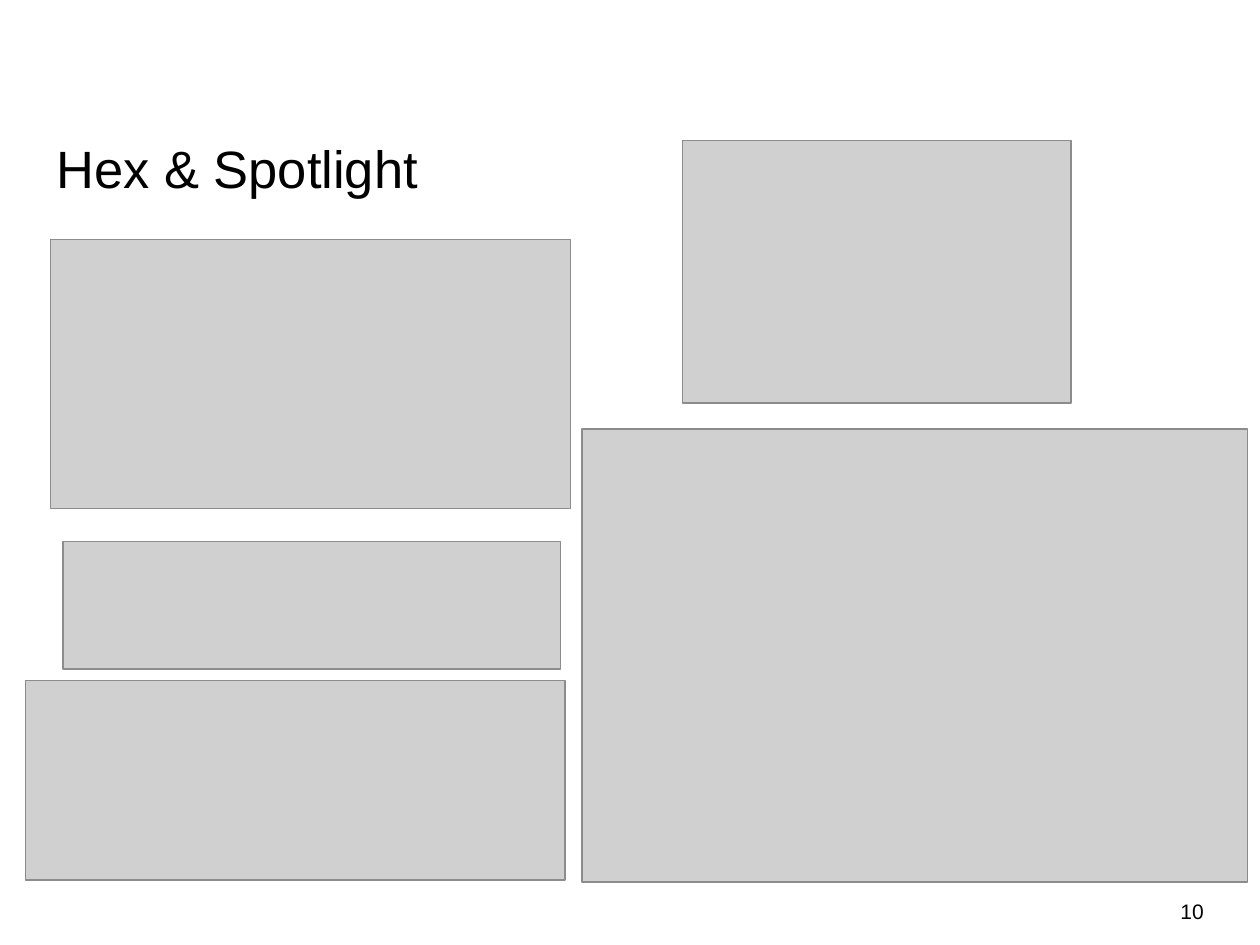
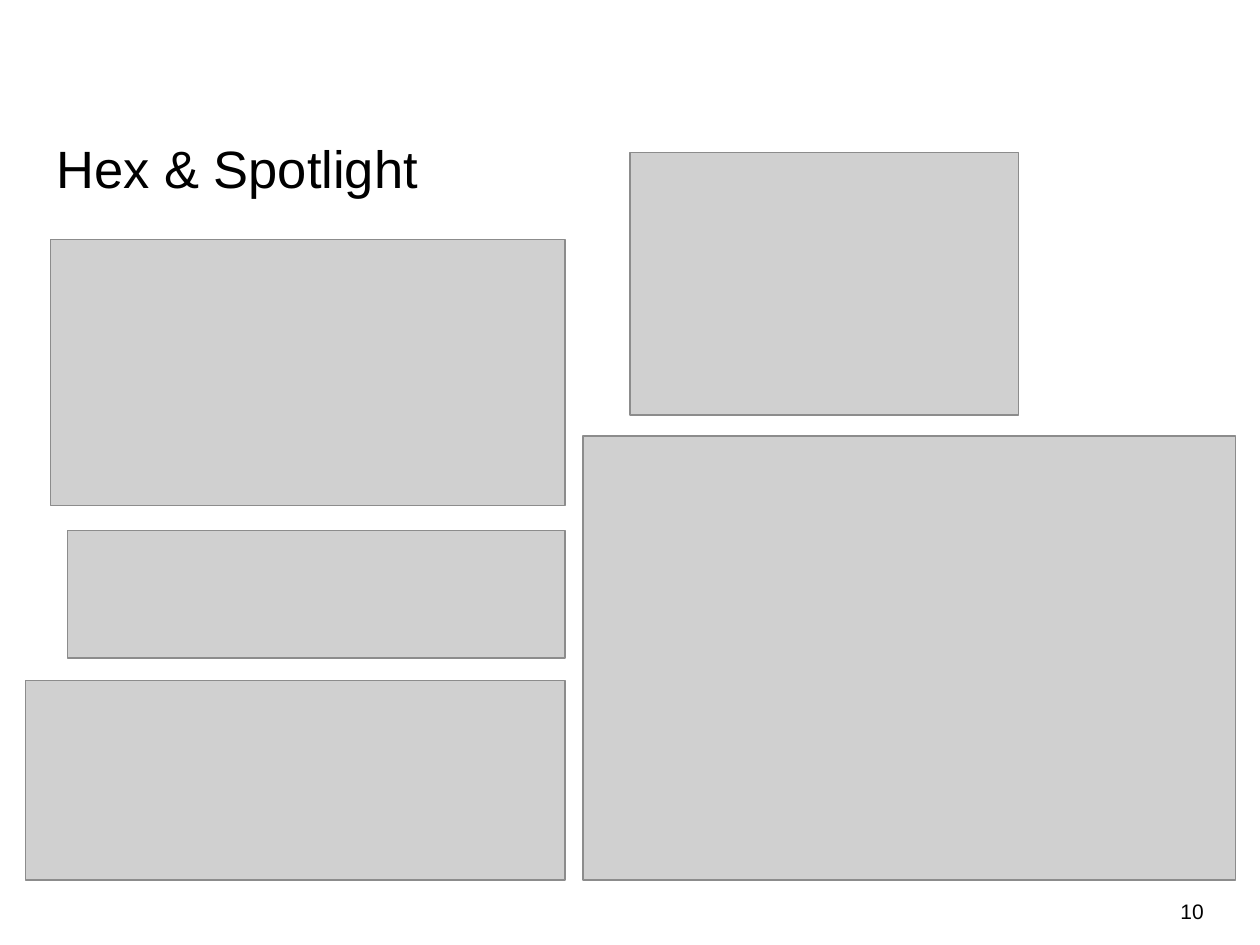
Before and after one commit to AwesomeSuri/ShaderKursWS2018-19, a slide deck: slide 10 of Documentation/Presentation.pptx. Drawn at 1260x945 pixels with LibreOffice and Linux fonts; fonts in the diff are those of the drawing; grey boxes stand for pictures; background and template pictures are left out. Boxes give left, top, right and bottom in pixels: in the first picture for what was removed or moved away, otherwise in the second. Text is boxed around its words. In the diff, an @@ line names an element or a change of style, - is before the commit and + after.

```diff
--- a/Documentation/Presentation.pptx
+++ b/Documentation/Presentation.pptx
@@ picture: place and size @@
-picture at [683,141,1071,403]
+picture at [630,152,1018,415]
@@ picture: place and size @@
-picture at [50,239,571,509]
+picture at [50,239,566,505]
@@ picture: place and size @@
-picture at [582,430,1247,882]
+picture at [583,436,1236,881]
@@ picture: place and size @@
-picture at [63,542,561,669]
+picture at [68,530,566,658]
```
Also in this commit, not shown: 5 other slides changed, 11 other files.
